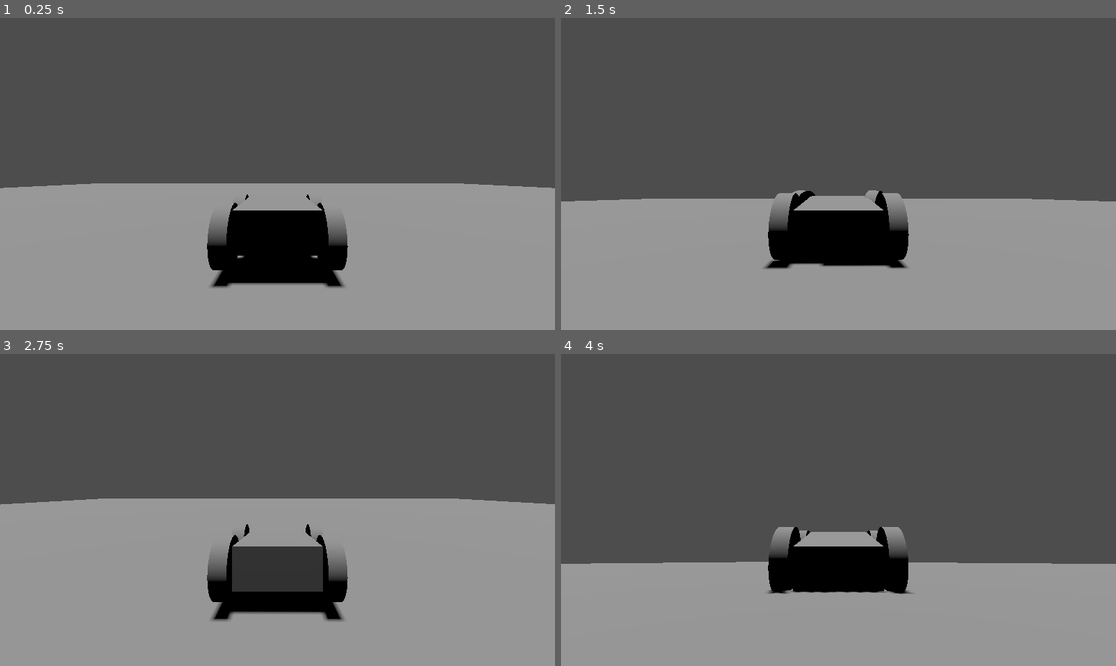
Above: before the commit, frames 1-4 (two rows, left to right).
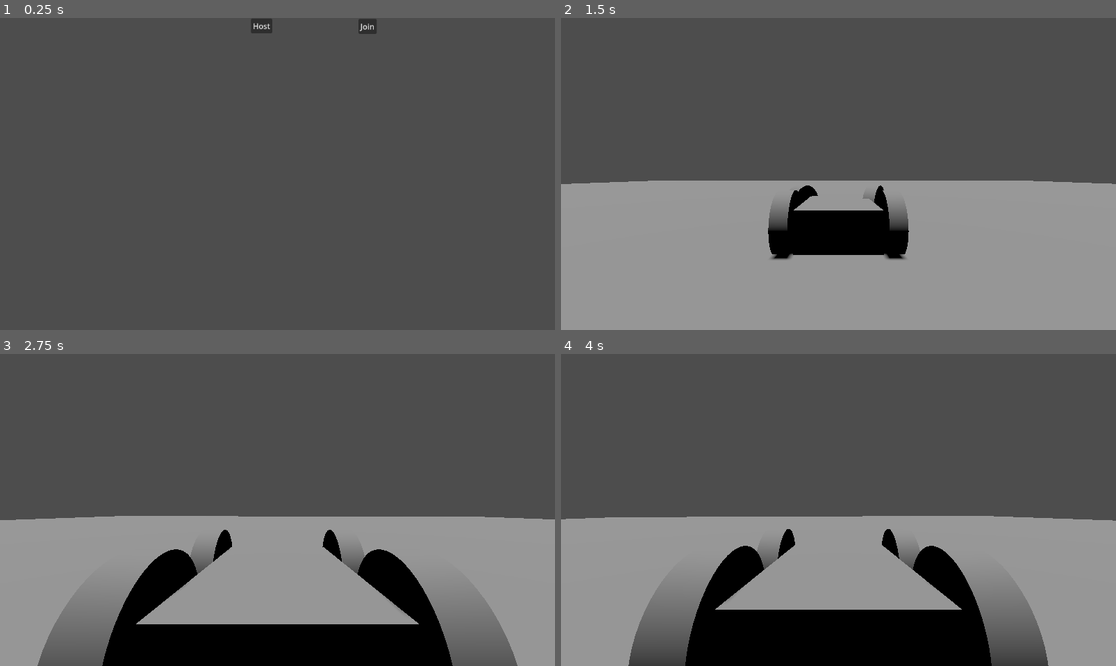
Above: after the commit, the same moments.

Repository: Aadniz/pqcrg
Game: Godot game, scene res://game_scene.tscn
Same seed, same stepped clock (60 frames per second), same inputs: the game is played once before the commit and once after it.
Inputs (mouse positions are in pixels of both pictures, inside the frame that each line leads up to):
- Up to frame 1 (0.25 s): no input
- Up to frame 2 (1.5 s): click (821, 27) at 0.5 s, where only the run after the commit has a clickable "Host"; hold D (right) from 1.28 s (still down)
- Up to frame 3 (2.75 s): release D (right) at 2.03 s; hold S (backward) from 2.03 s (still down)
- Up to frame 4 (4 s): release S (backward) at 2.78 s; hold D (right) 2.78-3.53 s; hold W (forward) from 3.53 s (still down)

The runs differ from the first frame. In frame 1, 47% of the frame differs, in the area x 0-100%, y 0-100%; in frame 2, 6.4%; in frame 3, 27%; in frame 4, 32%.

Commit message:
multiplayer up and running

Diff:
--- /dev/null
+++ b/multiplayergame/game_scene.gd
@@ -0,0 +1,34 @@
+extends Node3D
+
+
+var peer = ENetMultiplayerPeer.new()
+@export var player_scene : PackedScene
+
+
+func _on_host_pressed():
+	peer.create_server(7777)
+	multiplayer.multiplayer_peer = peer
+	multiplayer.peer_connected.connect(add_player)
+	add_player()
+	$CanvasLayer.hide()
+
+
+func add_player(id=1):
+	var player = player_scene.instantiate()
+	player.name = str(id)
+	call_deferred("add_child",player)
+
+func exit_game(id):
+	multiplayer.peer_disconnected.connect(del_player)
+	del_player(id)
+
+func del_player(id):
+	rpc("_del_player", id)
+
+@rpc("any_peer","call_local") func _del_player(id):
+	get_node(str(id)).queue_free()
+
+func _on_join_pressed():
+	peer.create_client("127.0.0.1", 7777)
+	multiplayer.multiplayer_peer = peer
+	$CanvasLayer.hide()
--- a/multiplayergame/game_scene.tscn
+++ b/multiplayergame/game_scene.tscn
@@ -1,6 +1,7 @@
-[gd_scene load_steps=4 format=3 uid="uid://biqyj6ia4qorb"]
+[gd_scene load_steps=7 format=3 uid="uid://biqyj6ia4qorb"]
 
 [ext_resource type="PackedScene" uid="uid://53bpqwpntxqw" path="res://player.tscn" id="1_a015f"]
+[ext_resource type="Script" path="res://game_scene.gd" id="1_wjks6"]
 
 [sub_resource type="PlaneMesh" id="PlaneMesh_i1nn6"]
 size = Vector2(50, 50)
@@ -8,7 +9,15 @@
 [sub_resource type="ConcavePolygonShape3D" id="ConcavePolygonShape3D_ixgq7"]
 data = PackedVector3Array(25, 0, 25, -25, 0, 25, 25, 0, -25, -25, 0, 25, -25, 0, -25, 25, 0, -25)
 
+[sub_resource type="BoxMesh" id="BoxMesh_lw2dg"]
+size = Vector3(1, 5, 5)
+
+[sub_resource type="ConcavePolygonShape3D" id="ConcavePolygonShape3D_ffwdi"]
+data = PackedVector3Array(-0.5, 2.5, 2.5, 0.5, 2.5, 2.5, -0.5, -2.5, 2.5, 0.5, 2.5, 2.5, 0.5, -2.5, 2.5, -0.5, -2.5, 2.5, 0.5, 2.5, -2.5, -0.5, 2.5, -2.5, 0.5, -2.5, -2.5, -0.5, 2.5, -2.5, -0.5, -2.5, -2.5, 0.5, -2.5, -2.5, 0.5, 2.5, 2.5, 0.5, 2.5, -2.5, 0.5, -2.5, 2.5, 0.5, 2.5, -2.5, 0.5, -2.5, -2.5, 0.5, -2.5, 2.5, -0.5, 2.5, -2.5, -0.5, 2.5, 2.5, -0.5, -2.5, -2.5, -0.5, 2.5, 2.5, -0.5, -2.5, 2.5, -0.5, -2.5, -2.5, 0.5, 2.5, 2.5, -0.5, 2.5, 2.5, 0.5, 2.5, -2.5, -0.5, 2.5, 2.5, -0.5, 2.5, -2.5, 0.5, 2.5, -2.5, -0.5, -2.5, 2.5, 0.5, -2.5, 2.5, -0.5, -2.5, -2.5, 0.5, -2.5, 2.5, 0.5, -2.5, -2.5, -0.5, -2.5, -2.5)
+
 [node name="game_scene" type="Node3D"]
+script = ExtResource("1_wjks6")
+player_scene = ExtResource("1_a015f")
 
 [node name="MeshInstance3D" type="MeshInstance3D" parent="."]
 mesh = SubResource("PlaneMesh_i1nn6")
@@ -18,9 +27,41 @@
 [node name="CollisionShape3D" type="CollisionShape3D" parent="MeshInstance3D/StaticBody3D"]
 shape = SubResource("ConcavePolygonShape3D_ixgq7")
 
-[node name="player" parent="." instance=ExtResource("1_a015f")]
-transform = Transform3D(1, 0, 0, 0, 1, 0, 0, 0, 1, 0, 0.824715, 0)
-
 [node name="DirectionalLight3D" type="DirectionalLight3D" parent="."]
 transform = Transform3D(1, 0, 0, 0, -4.37114e-08, 1, 0, -1, -4.37114e-08, 0, 11.242, 0)
 shadow_enabled = true
+
+[node name="MeshInstance3D2" type="MeshInstance3D" parent="."]
+transform = Transform3D(1, 0, 0, 0, 1, 0, 0, 0, 1, 4.03445, 2.57348, 0)
+mesh = SubResource("BoxMesh_lw2dg")
+
+[node name="StaticBody3D" type="StaticBody3D" parent="MeshInstance3D2"]
+
+[node name="CollisionShape3D" type="CollisionShape3D" parent="MeshInstance3D2/StaticBody3D"]
+shape = SubResource("ConcavePolygonShape3D_ffwdi")
+
+[node name="CanvasLayer" type="CanvasLayer" parent="."]
+
+[node name="Host" type="Button" parent="CanvasLayer"]
+offset_left = 521.0
+offset_top = 1.0
+offset_right = 565.0
+offset_bottom = 32.0
+text = "Host"
+
+[node name="Join" type="Button" parent="CanvasLayer"]
+offset_left = 744.0
+offset_top = 2.0
+offset_right = 782.0
+offset_bottom = 33.0
+text = "Join"
+
+[node name="spawn_point" type="Node3D" parent="."]
+transform = Transform3D(1, 0, 0, 0, 1, 0, 0, 0, 1, -5.11044, 3.68238, 0)
+
+[node name="MultiplayerSpawner" type="MultiplayerSpawner" parent="spawn_point"]
+_spawnable_scenes = PackedStringArray("res://player.tscn")
+spawn_path = NodePath("../..")
+
+[connection signal="pressed" from="CanvasLayer/Host" to="." method="_on_host_pressed"]
+[connection signal="pressed" from="CanvasLayer/Join" to="." method="_on_join_pressed"]
--- a/multiplayergame/player.gd
+++ b/multiplayergame/player.gd
@@ -1,18 +1,23 @@
 extends VehicleBody3D
 
+@onready var camera_3d = $cam_origin/SpringArm3D/Camera3D
 
 const MAX_STEER = 0.8
-const ENGINE_POWER = 800
+const ENGINE_POWER = 300
 
 # Called when the node enters the scene tree for the first time.
 func _ready():
-	pass # Replace with function body.
+	camera_3d.current = is_multiplayer_authority()
 
 
 # Called every frame. 'delta' is the elapsed time since the previous frame.
 func _process(delta):
 	pass
 
+func _enter_tree():
+	set_multiplayer_authority(name.to_int())
+
 func _physics_process(delta):
-	steering = move_toward(steering, Input.get_axis("right","left")*MAX_STEER,delta*2.5)
-	engine_force = Input.get_axis("backward","forward") * ENGINE_POWER
+	if is_multiplayer_authority():
+		steering = move_toward(steering, Input.get_axis("right","left")*MAX_STEER,delta*2.5)
+		engine_force = Input.get_axis("backward","forward") * ENGINE_POWER
--- a/multiplayergame/player.tscn
+++ b/multiplayergame/player.tscn
@@ -13,8 +13,16 @@
 bottom_radius = 0.4
 height = 0.2
 
+[sub_resource type="SceneReplicationConfig" id="SceneReplicationConfig_oalw8"]
+properties/0/path = NodePath(".:position")
+properties/0/spawn = true
+properties/0/replication_mode = 1
+properties/1/path = NodePath(".:rotation")
+properties/1/spawn = true
+properties/1/replication_mode = 1
+
 [node name="player" type="VehicleBody3D"]
-mass = 500.0
+transform = Transform3D(1, 0, 0, 0, 1, 0, 0, 0, 1, 0, 1.49616, 0)
 script = ExtResource("1_w8jw2")
 
 [node name="MeshInstance3D" type="MeshInstance3D" parent="."]
@@ -26,7 +34,6 @@
 [node name="front_left_wheel" type="VehicleWheel3D" parent="."]
 transform = Transform3D(-4.37114e-08, 0, -1, 0, 1, 0, 1, 0, -4.37114e-08, -0.6, 0, 0.64)
 use_as_steering = true
-suspension_stiffness = 20.0
 
 [node name="MeshInstance3D" type="MeshInstance3D" parent="front_left_wheel"]
 transform = Transform3D(-4.37114e-08, -1, 0, 1, -4.37114e-08, 0, 0, 0, 1, 0, 0, 0)
@@ -35,7 +42,6 @@
 [node name="front_right_wheel" type="VehicleWheel3D" parent="."]
 transform = Transform3D(-4.37114e-08, 0, -1, 0, 1, 0, 1, 0, -4.37114e-08, -0.599879, 0, -0.639558)
 use_as_steering = true
-suspension_stiffness = 20.0
 
 [node name="MeshInstance3D" type="MeshInstance3D" parent="front_right_wheel"]
 transform = Transform3D(-4.37114e-08, -1, 0, 1, -4.37114e-08, 0, 0, 0, 1, 0, 0, 0)
@@ -44,7 +50,6 @@
 [node name="back_left_wheel" type="VehicleWheel3D" parent="."]
 transform = Transform3D(-4.37114e-08, 0, -1, 0, 1, 0, 1, 0, -4.37114e-08, 0.458, 0, 0.64)
 use_as_traction = true
-suspension_stiffness = 20.0
 
 [node name="MeshInstance3D" type="MeshInstance3D" parent="back_left_wheel"]
 transform = Transform3D(-4.37114e-08, -1, 0, 1, -4.37114e-08, 0, 0, 0, 1, 0, 0, 0)
@@ -53,7 +58,6 @@
 [node name="back_right_wheel" type="VehicleWheel3D" parent="."]
 transform = Transform3D(-4.37114e-08, 0, -1, 0, 1, 0, 1, 0, -4.37114e-08, 0.457959, 0, -0.639558)
 use_as_traction = true
-suspension_stiffness = 20.0
 
 [node name="MeshInstance3D" type="MeshInstance3D" parent="back_right_wheel"]
 transform = Transform3D(-4.37114e-08, -1, 0, 1, -4.37114e-08, 0, 0, 0, 1, 0, 0, 0)
@@ -69,3 +73,6 @@
 
 [node name="Camera3D" type="Camera3D" parent="cam_origin/SpringArm3D"]
 transform = Transform3D(1, 0, 0, 0, 1, 0, 0, 0, 1, -1.06066e-07, 0, 2.42651)
+
+[node name="MultiplayerSynchronizer" type="MultiplayerSynchronizer" parent="."]
+replication_config = SubResource("SceneReplicationConfig_oalw8")
Not shown: 1 places in multiplayergame/player.tscn that only renumber resources
